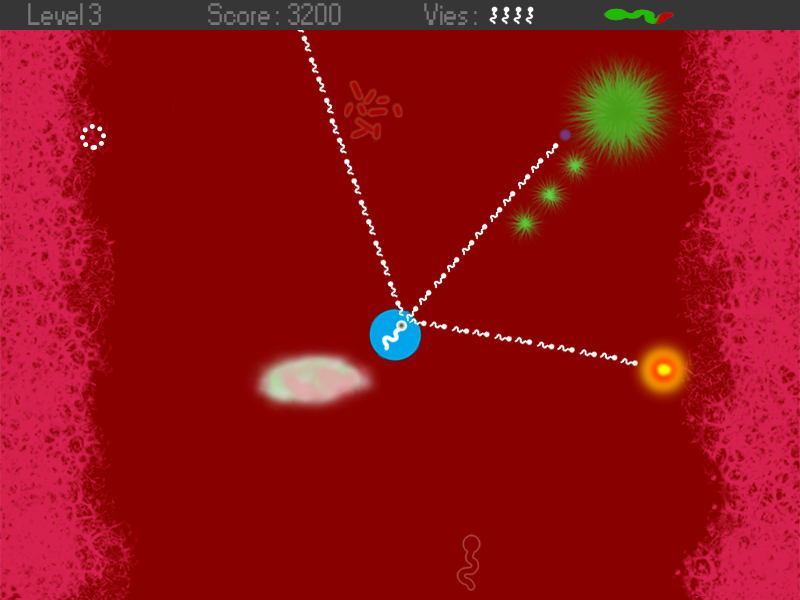
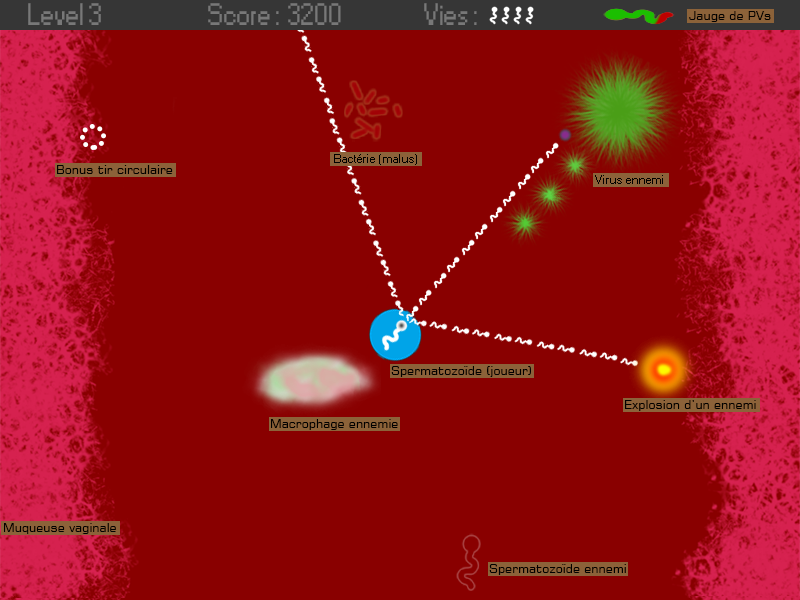
Two versions of the same layered image (800 x 600). Layer-by-layer changes:
showed "Légende", painted on it over 1, 9, 774, 576
